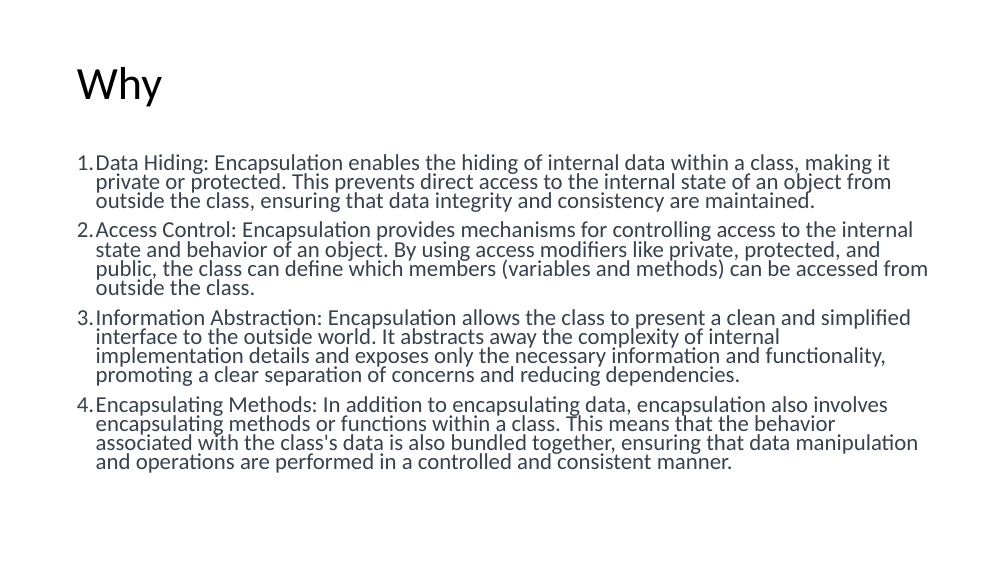
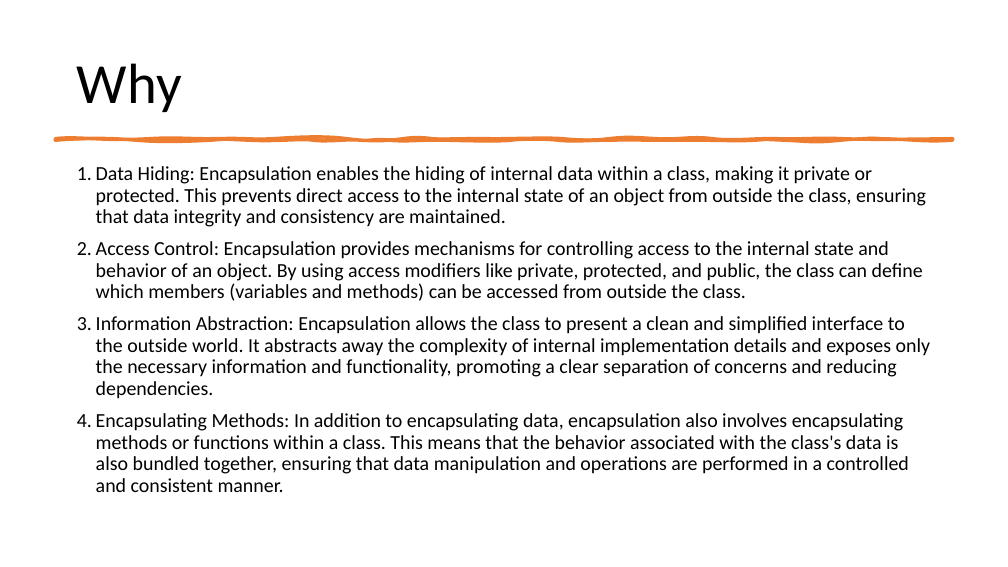
Before and after one commit to 1shaked/full-stack, a slide deck: slide 16 of 22ass/OOP.pptx. Drawn at 1008x567 pixels with LibreOffice and Linux fonts; fonts in the diff are those of the drawing. Boxes give left, top, right and bottom in pixels: in the first picture for what was removed or moved away, otherwise in the second. Text is boxed around its words. In the diff, an @@ line names an element or a change of style, - is before the commit and + after.

```diff
--- a/22ass/OOP.pptx
+++ b/22ass/OOP.pptx
@@ title "Why" at [77,63,182,112]: size 44 to 54 pt @@
@@ freeform shape added at [55,138,953,140], fill #ED7D31, outline #ED7D31 3.25 pt @@
@@ text "Data Hiding: Encapsulation enables the ...": place and size @@
-text "Data Hiding: Encapsulation enables the ..." at [77,154,929,473]
+text "Data Hiding: Encapsulation enables the ..." at [96,166,931,492]
@@ text "Data Hiding: Encapsulation enables the ..." at [96,166,931,492]: size 21.7 to 19 pt, text colour #374151 to #000000; line spacing 0.7 to 0.9 @@
```
Also in this commit, not shown: 38 other slides changed, 1 slide added, 1 slide removed, 3 other files.
